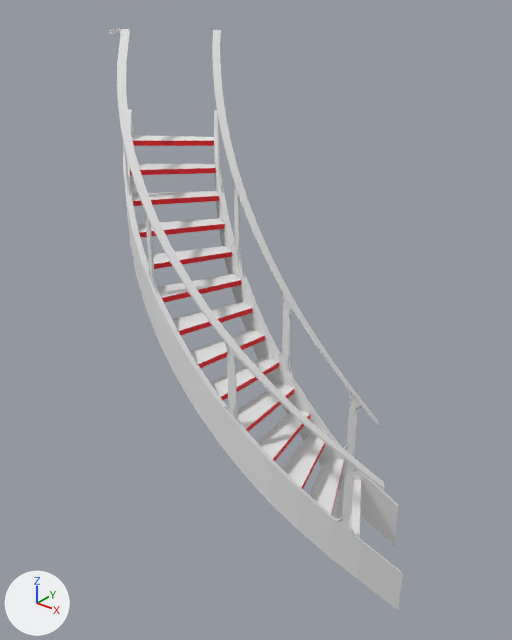
What one commit did to the FBX model Assets/FBX/StairsFinal_SP_FBX.fbx.
One viewpoint serves both versions: a camera (50 mm lens) standing at (4.61, -10.19, 9.25) and looking at (-2.61, -1.16, 3.65). Arrows for +X, +Y and +Z are at lower left; the lights stay in place. Where no turn or scale is listed for an object, it has been applied to the vertices.

Names of what the first picture shows: 'ColumVertCurve.000_CUBezierCurve.027', 'ColumVertCurve.005_CUBezierCurve.026', 'ColumVertCurve.007_CUBezierCurve.028', 'ColumVertCurve.008_CUBezierCurve.029', 'ColumVertCurve.009_CUBezierCurve.030', 'ColumVertCurve.010_CUBezierCurve.032', 'ColumVertCurve.011_CUBezierCurve.033', 'ColumVertCurve.012_CUBezierCurve.035', 'GateRoom_newstairshalfcircle_9.003_GateRoom_newstairshalfci.000', 'Rail_MexhLine.001_CUGateRoom_newstairshalfcircle_9.002', 'Rail_MexhLineConvertedToMEchData_CUGateRoom_newstairshalfcircle', 'StairsFinal_SP_FrontPanels.001', 'right2_GateRoom_newstairshalfcircle.001', 'right_GateRoom_newstairshalfcircle.005'.
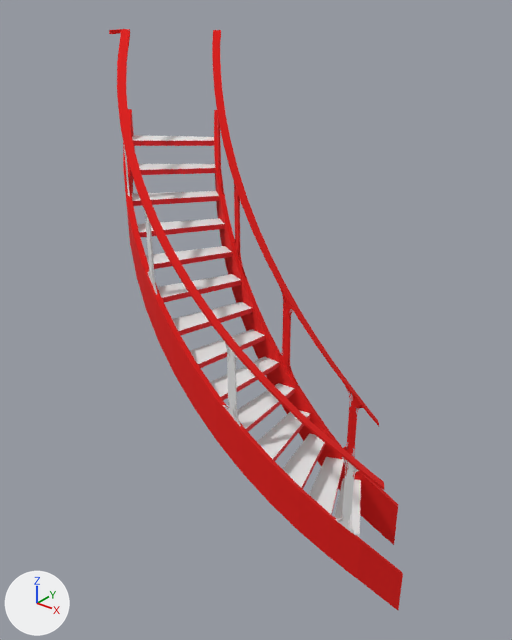
Where the newer file only moved an object's origin or applied its transform, the numbers keep the older frame.

The change, as a diff of the scene's bpy script:
```diff
--- a/Assets/FBX/StairsFinal_SP_FBX.fbx.py
+++ b/Assets/FBX/StairsFinal_SP_FBX.fbx.py
@@ mat_none @@
 mat_none = principled_material('None')
-mat_none.base_color = (0.8, 0.8, 0.8)  # white #e7e7e7
+mat_none.base_color = (0.8, 0.00479, 0.00278)  # red #e70f09
 mat_none.roughness = 1.0
@@ mat_none_003 @@
+mat_none_003 = principled_material('None.003')
+mat_none_003.base_color = (0.8, 0.00479, 0.00278)  # red #e70f09
+mat_none_003.roughness = 1.0
@@ mat_none_004 @@
+mat_none_004 = principled_material('None.004')
+mat_none_004.base_color = (0.8, 0.00479, 0.00278)  # red #e70f09
+mat_none_004.roughness = 1.0
@@ mat_none_005 @@
+mat_none_005 = principled_material('None.005')
+mat_none_005.base_color = (0.8, 0.00479, 0.00278)  # red #e70f09
+mat_none_005.roughness = 1.0
@@ me_columvertcurve_012_cubeziercurve_035 @@
 me_columvertcurve_012_cubeziercurve_035.from_pydata(...)  # 1050 vertices, 542 faces; spans x -2.26..-1.81, y -1.03..-0.96, z 2.4..4.48
-me_columvertcurve_012_cubeziercurve_035.materials.append(mat_none)  # white #e7e7e7
+me_columvertcurve_012_cubeziercurve_035.materials.append(mat_none_003)  # red #e70f09
@@ me_columvertcurve_011_cubeziercurve_033 @@
 me_columvertcurve_011_cubeziercurve_033.from_pydata(...)  # 1050 vertices, 542 faces; spans x -4.37..-4.0, y -0.44..-0.13, z 5.48..7.56
-me_columvertcurve_011_cubeziercurve_033.materials.append(mat_none)  # white #e7e7e7
+me_columvertcurve_011_cubeziercurve_033.materials.append(mat_none_005)  # red #e70f09
@@ me_columvertcurve_010_cubeziercurve_032 @@
 # used by ob_columvertcurve_010_cubeziercurve_032; location = (0.0, 0.0, 0.0); rotation_euler = (1.571, 0.0, 0.0), in degrees (90, 0, 0)
-me_columvertcurve_010_cubeziercurve_032.from_pydata(...)  # 1050 vertices, 542 faces; spans x -3.55..-3.12, y 4.17..6.25, z 0.69..0.88
-me_columvertcurve_010_cubeziercurve_032.materials.append(mat_none)  # white #e7e7e7
+me_columvertcurve_010_cubeziercurve_032.from_pydata(...)  # 1050 vertices, 542 faces; spans x -1.68..-1.25, y 4.19..6.25, z 2.95..3.22
+# me_columvertcurve_010_cubeziercurve_032 part 1: 1050 of 1050 vertices moved; they spanned x -3.55..-3.12, y 4.17..6.25, z 0.69..0.88 and now span x -1.68..-1.25, y 4.19..6.25, z 2.95..3.22; mean shift (1.86, 0.01, 2.32); largest move (-3.55, 6.25, 0.72) -> (-1.66, 6.25, 3.22)
+me_columvertcurve_010_cubeziercurve_032.materials.append(mat_none_004)  # red #e70f09
@@ ob_columvertcurve_010_cubeziercurve_032 @@
 ob_columvertcurve_010_cubeziercurve_032.location = (0.0, 0.0, 0.0)
-ob_columvertcurve_010_cubeziercurve_032.rotation_euler = (1.571, 0.0, 0.0)  # degrees (90, 0, 0)
+ob_columvertcurve_010_cubeziercurve_032.rotation_euler = (1.571, 0.0, -0.894)  # degrees (90, 0, -51)
```

What differs and where, as boxes (x1, y1, x2, y2) in the pictures (512 x 640 px):
'right2_GateRoom_newstairshalfcircle.001', recoloured (white to red): (123, 109, 403, 610) in both
'right_GateRoom_newstairshalfcircle.005', recoloured (white to red): (214, 110, 398, 545) in both
'Rail_MexhLine.001_CUGateRoom_newstairshalfcircle_9.002', recoloured (white to red): (109, 29, 384, 490) in both
'Rail_MexhLineConvertedToMEchData_CUGateRoom_newstairshalfcircle', recoloured (white to red): (212, 30, 379, 426) in both
'ColumVertCurve.012_CUBezierCurve.035', recoloured (white to red): (278, 289, 298, 385) in both
'ColumVertCurve.000_CUBezierCurve.027', recoloured (white to red): (343, 384, 363, 458) in both
'ColumVertCurve.010_CUBezierCurve.032', recoloured, reshaped, turned (white to red): before (232, 180, 245, 277); after (233, 183, 245, 277)
'ColumVertCurve.011_CUBezierCurve.033', recoloured (white to red): (217, 114, 223, 194) in both
'ColumVertCurve.009_CUBezierCurve.030', recoloured: (124, 147, 130, 196) in both
